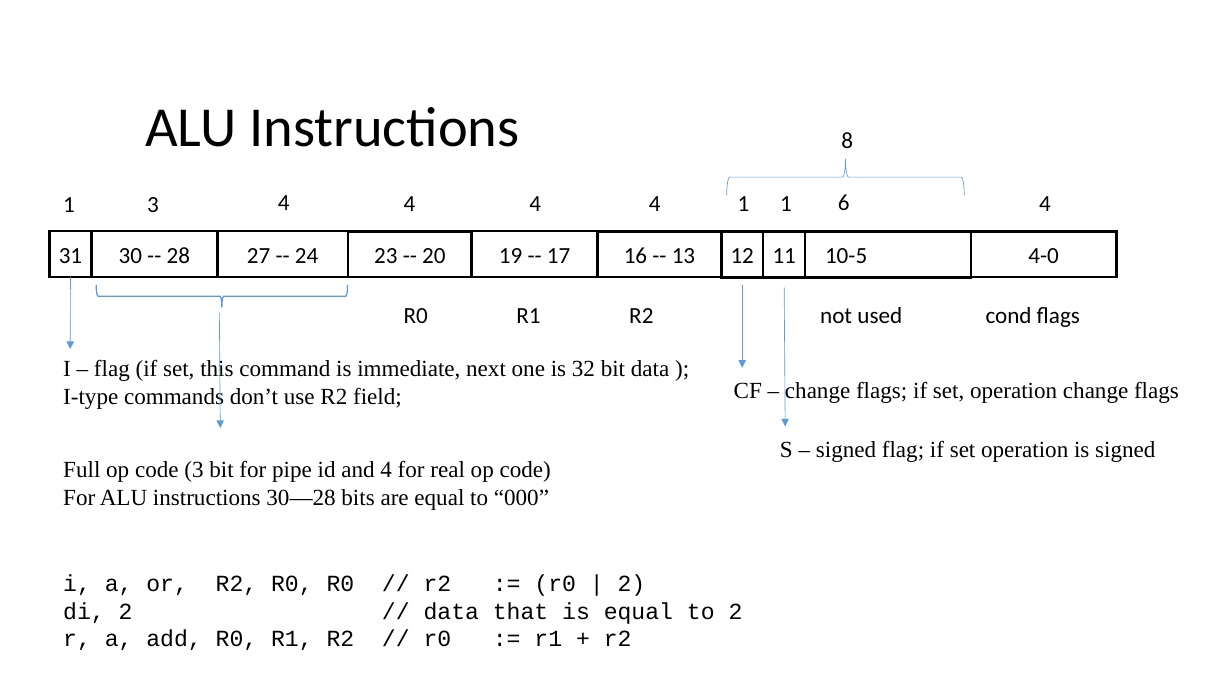
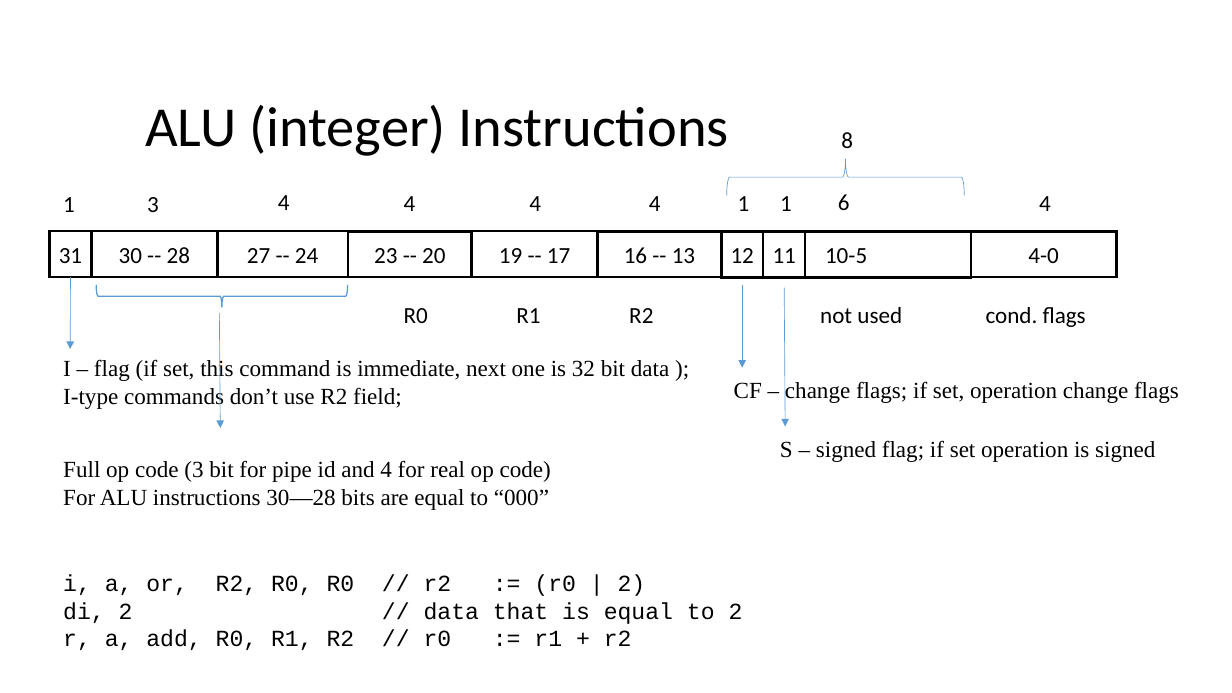
Before and after one commit to FROL256/argon-cpu, a slide deck: slide 2 of DOC/isa_encoding.pptx. Drawn at 1232x693 pixels with LibreOffice and Linux fonts; fonts in the diff are those of the drawing. Boxes give left, top, right and bottom in pixels: in the first picture for what was removed or moved away, otherwise in the second. Text is boxed around its words. In the diff, an @@ line names an element or a change of style, - is before the commit and + after.

```diff
--- a/DOC/isa_encoding.pptx
+++ b/DOC/isa_encoding.pptx
@@ title at (145,105,729,156): text changed @@
-ALU Instructions
+ALU (integer) Instructions
@@ text at (404,307,1086,327): text changed @@
-R0 R1 R2 not used cond flags
+R0 R1 R2 not used cond. flags
```
Also in this commit, not shown: 3 other files.
